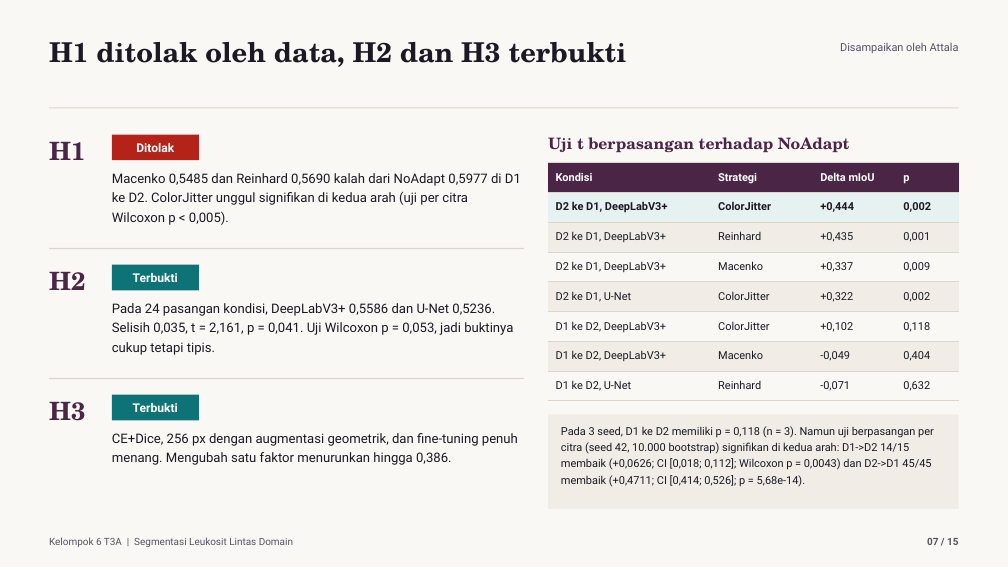
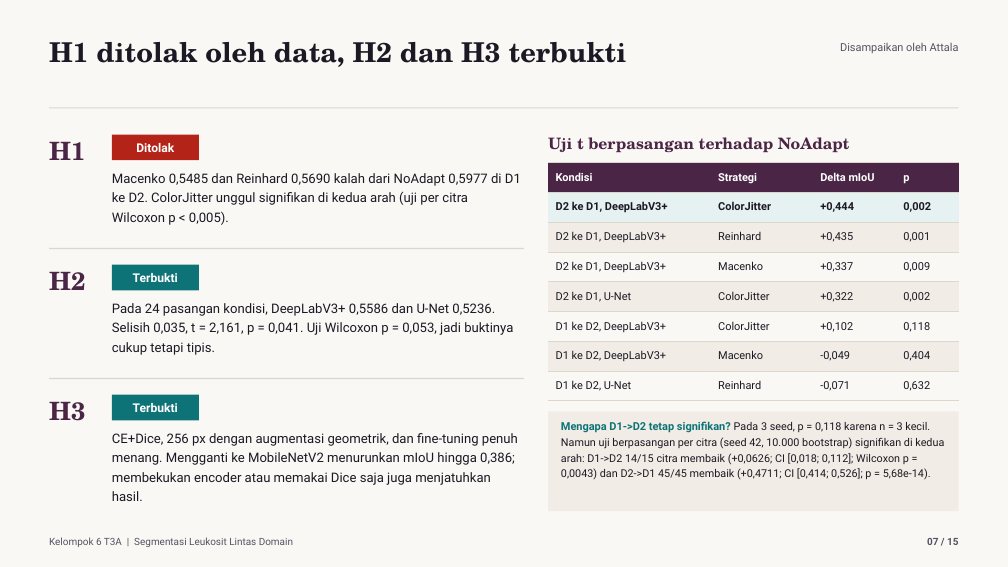
Before and after one commit to attaramadhani/UAS-DL-Kelompok6-T3A-WBC-DomainShift, a slide deck: slide 7 of docs/Presentasi_UAS_DL_Kelompok6_T3A_Redesigned.pptx. Drawn at 1008x567 pixels with LibreOffice and Linux fonts; fonts in the diff are those of the drawing. Boxes give left, top, right and bottom in pixels: in the first picture for what was removed or moved away, otherwise in the second. Text is boxed around its words. In the diff, an @@ line names an element or a change of style, - is before the commit and + after.

```diff
--- a/docs/Presentasi_UAS_DL_Kelompok6_T3A_Redesigned.pptx
+++ b/docs/Presentasi_UAS_DL_Kelompok6_T3A_Redesigned.pptx
@@ text at [112, 433, 518, 501]: text changed @@
-CE+Dice, 256 px dengan augmentasi geometrik, dan fine-tuning penuh menang. Mengubah satu faktor menurunkan hingga 0,386.
+CE+Dice, 256 px dengan augmentasi geometrik, dan fine-tuning penuh menang. Mengganti ke MobileNetV2 menurunkan mIoU hingga 0,386; membekukan encoder atau memakai Dice saja juga menjatuhkan hasil.
@@ text at [561, 421, 944, 480]: text changed; size 10.5 to 10.3 pt @@
-Pada 3 seed, D1 ke D2 memiliki p = 0,118 (n = 3). Namun uji berpasangan per citra (seed 42, 10.000 bootstrap) signifikan di kedua arah: D1->D2 14/15 membaik (+0,0626; CI [0,018; 0,112]; Wilcoxon p = 0,0043) dan D2->D1 45/45 membaik (+0,4711; CI [0,414; 0,526]; p = 5,68e-14).
+Mengapa D1->D2 tetap signifikan? Pada 3 seed, p = 0,118 karena n = 3 kecil. Namun uji berpasangan per citra (seed 42, 10.000 bootstrap) signifikan di kedua arah: D1->D2 14/15 citra membaik (+0,0626; CI [0,018; 0,112]; Wilcoxon p = 0,0043) dan D2->D1 45/45 membaik (+0,4711; CI [0,414; 0,526]; p = 5,68e-14).
```
Also in this commit, not shown: 6 other slides changed.
